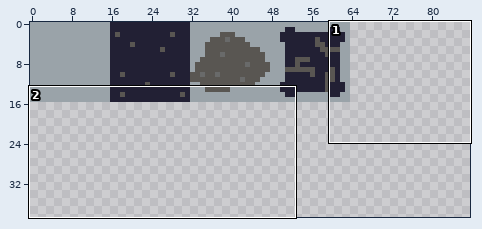
Two states of a pixel-art file, Assets/Sprites/tiles.ase. Above: a wide view before the commit, with the close-up outlined.
Close-up. Before the commit:
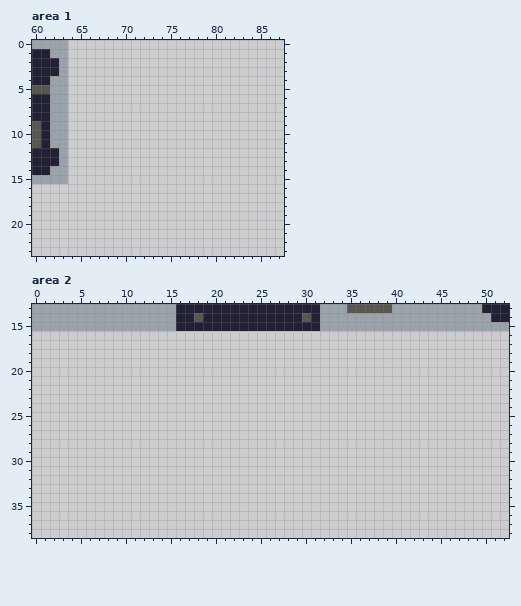
128x128 pixels, 1 frame. Shown: area 1: x 60..87, y 0..23; area 2: x 0..52, y 13..38. The wide view leaves out empty margins.
Once edited:
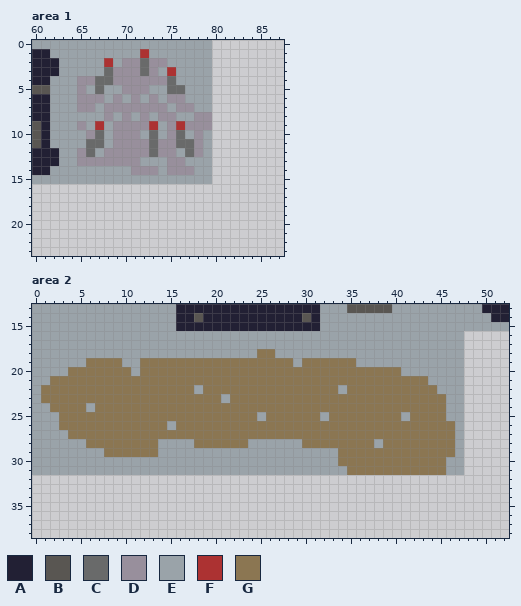
Palette (. is transparent): A #222034  B #595652  C #696a6a  D #988f9c  E #9aa3a9  F #ac3232  G #8b7652
What changed:
--- area 1
@@ x 60..87 @@
- 0 EEEE........................
- 1 AAEE........................
- 2 AAAE........................
- 3 AAAE........................
- 4 AAEE........................
- 5 BBEE........................
- 6 AAEE........................
- 7 AAEE........................
- 8 AAEE........................
- 9 BAEE........................
-10 BAEE........................
-11 BAEE........................
-12 AAAE........................
-13 AAAE........................
-14 AAEE........................
-15 EEEE........................
+ 0 EEEEEEEEEEEEEEEEEEEE........
+ 1 AAEEEEEEEEEEFEEEEEEE........
+ 2 AAAEEEEEFEDDCDDEEEEE........
+ 3 AAAEEEEECDDDCDEFEEEE........
+ 4 AAEEEDDCCDDDDDDCEEEE........
+ 5 BBEEEDECEEDDDEECCEEE........
+ 6 AAEEEDDDEDEDEDEDDEEE........
+ 7 AAEEEDDEDDDDDDDEDDEE........
+ 8 AAEEEEEEDEDEDEDDEEDD........
+ 9 BAEEEDEFEDDDDFEDFDDD........
+10 BAEEEEDCEDDDECEDCEDE........
+11 BAEEEECCEDDDDCDDCCDE........
+12 AAAEEDCEDDDDDCDDECDE........
+13 AAAEEDDDDDDDEEEDDEEE........
+14 AAEEEEEEEEEDDDEDDDEE........
+15 EEEEEEEEEEEEEEEEEEEE........
 16 ............................
--- area 2
@@ x 0..52 @@
 15 EEEEEEEEEEEEEEEEAAAAAAAAAAAAAAAAEEEEEEEEEEEEEEEEEEEEE
-16 .....................................................
-17 .....................................................
-18 .....................................................
-19 .....................................................
-20 .....................................................
-21 .....................................................
-22 .....................................................
-23 .....................................................
-24 .....................................................
-25 .....................................................
-26 .....................................................
-27 .....................................................
-28 .....................................................
-29 .....................................................
-30 .....................................................
-31 .....................................................
+16 EEEEEEEEEEEEEEEEEEEEEEEEEEEEEEEEEEEEEEEEEEEEEEEE.....
+17 EEEEEEEEEEEEEEEEEEEEEEEEEEEEEEEEEEEEEEEEEEEEEEEE.....
+18 EEEEEEEEEEEEEEEEEEEEEEEEEGGEEEEEEEEEEEEEEEEEEEEE.....
+19 EEEEEEGGGGEEGGGGGGGGGGGGGGGGGEGGGGGGEEEEEEEEEEEE.....
+20 EEEEGGGGGGGEGGGGGGGGGGGGGGGGGGGGGGGGGGGGGEEEEEEE.....
+21 EEGGGGGGGGGGGGGGGGGGGGGGGGGGGGGGGGGGGGGGGGGGEEEE.....
+22 EGGGGGGGGGGGGGGGGGEGGGGGGGGGGGGGGGEGGGGGGGGGGEEE.....
+23 EGGGGGGGGGGGGGGGGGGGGEGGGGGGGGGGGGGGGGGGGGGGGGEE.....
+24 EEGGGGEGGGGGGGGGGGGGGGGGGGGGGGGGGGGGGGGGGGGGGGEE.....
+25 EEEGGGGGGGGGGGGGGGGGGGGGGEGGGGGGEGGGGGGGGEGGGGEE.....
+26 EEEGGGGGGGGGGGGEGGGGGGGGGGGGGGGGGGGGGGGGGGGGGGGE.....
+27 EEEEGGGGGGGGGGGGGGGGGGGGGGGGGGGGGGGGGGGGGGGGGGGE.....
+28 EEEEEEGGGGGGGGEEEEGGGGGGEEEEEEGGGGGGGGEGGGGGGGGE.....
+29 EEEEEEEEGGGGGGEEEEEEEEEEEEEEEEEEEEGGGGGGGGGGGGGE.....
+30 EEEEEEEEEEEEEEEEEEEEEEEEEEEEEEEEEEGGGGGGGGGGGGEE.....
+31 EEEEEEEEEEEEEEEEEEEEEEEEEEEEEEEEEEEGGGGGGGGGGGEE.....
 32 .....................................................
Changed places in both close-ups, as pixel boxes (x1, y1, x2, y2):
added: (68, 40, 212, 184)
added: (32, 331, 464, 475)
